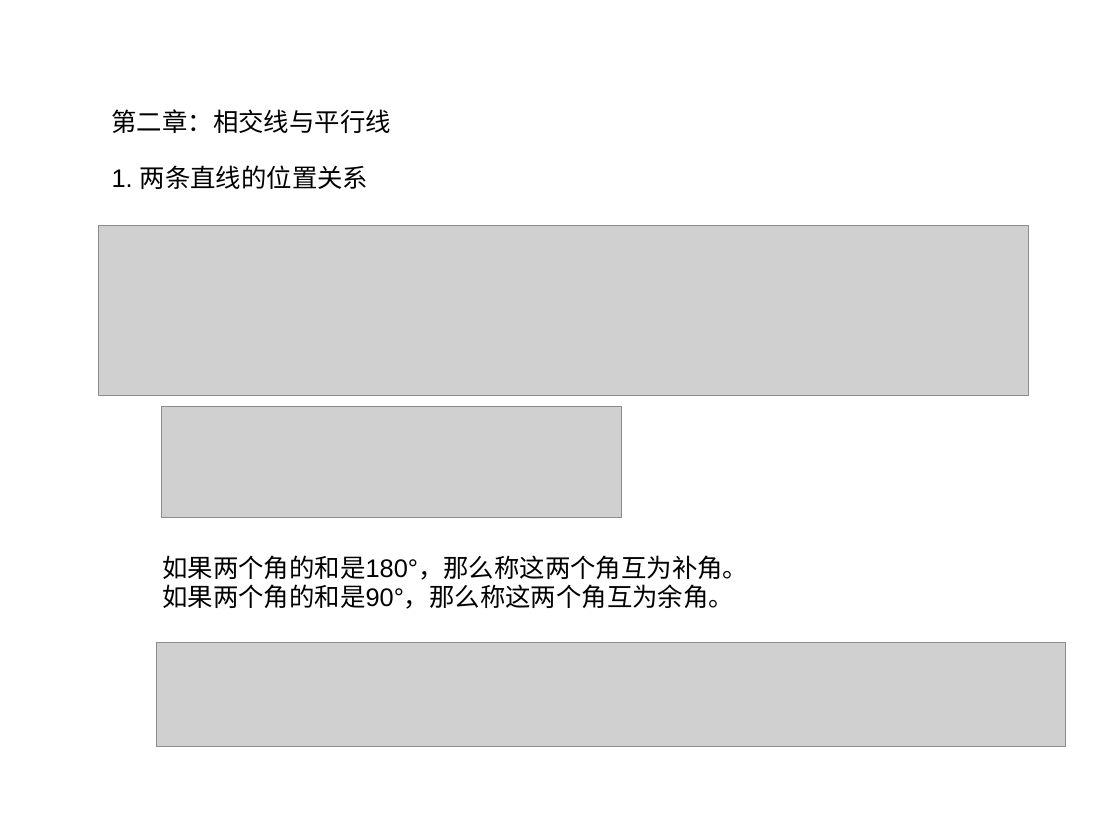
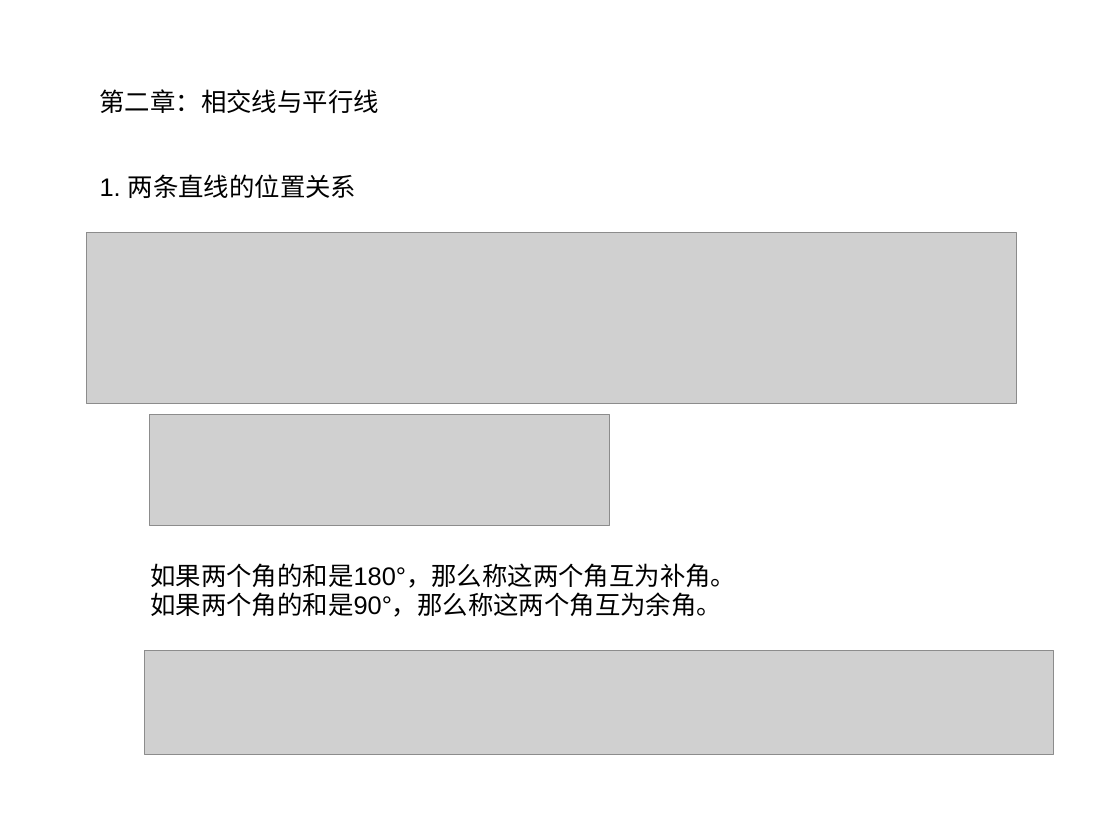
Before and after one commit to ericzhang/english-math, a slide deck: slide 1 of math/grade-7-下/7下数学北师大版-unit-2-相交线与平行线.ppt. Drawn at 1120x840 pixels with LibreOffice and Linux fonts; fonts in the diff are those of the drawing; grey boxes stand for pictures. Boxes give left, top, right and bottom in pixels: in the first picture for what was removed or moved away, otherwise in the second. Text is boxed around its words. In the diff, an @@ line names an element or a change of style, - is before the commit and + after.

```diff
--- a/math/grade-7-下/7下数学北师大版-unit-2-相交线与平行线.ppt
+++ b/math/grade-7-下/7下数学北师大版-unit-2-相交线与平行线.ppt
@@ text "第二章：相交线与平行线" rewrapped from (x1=112, y1=109, x2=391, y2=189) to (x1=100, y1=89, x2=379, y2=198) @@
@@ picture moved from (x1=99, y1=226, x2=1030, y2=396) to (x1=86, y1=233, x2=1017, y2=403) @@
@@ picture moved from (x1=162, y1=407, x2=622, y2=517) to (x1=149, y1=415, x2=610, y2=525) @@
@@ text "如果两个角的和是180°，那么称这两个角互为补角。" moved from (x1=162, y1=555, x2=748, y2=609) to (x1=150, y1=563, x2=736, y2=617) @@
@@ picture moved from (x1=157, y1=642, x2=1066, y2=746) to (x1=145, y1=650, x2=1055, y2=754) @@
```
Also in this commit, not shown: 6 other slides changed, 7 slides added, 1 slide removed, 35 other files.
